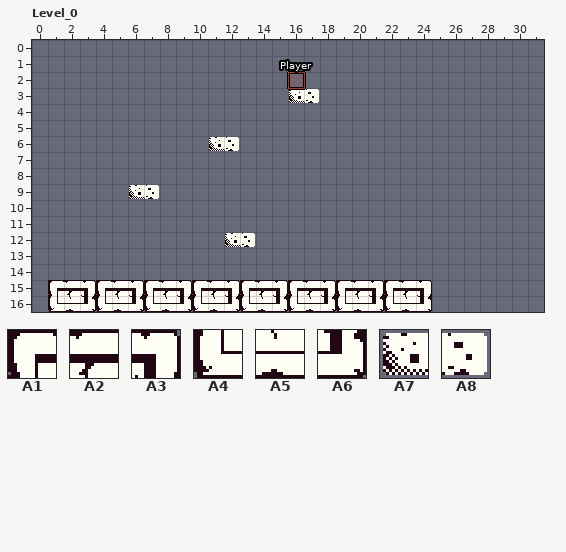
One commit to this LDtk project: game/src/assets/map.ldtk. The picture above was drawn from the file before the commit.
Cells are 16x16 px. Shown: Level_0 x 0..31, y 0..16. The commit also changed other parts of the map, which this record leaves out. The old version is drawn lined up with the new one.
Key: from "Tiles": A1 2, A2 3, A3 4, A4 22, A5 23, A6 24, A7 43, A8 44.
__ is an empty cell.
Objects are placed by their top-left corner, in cells (3,4 is the top-left corner of cell 3,4); size is 1x1 cell unless given.
Layers that did not change in this view are not listed.
Layer "Background" before, first column x 0:
 0 __ __ __ __ __ __ __ __ __ __ __ __ __ __ __ __ __ __ __ __ __ __ __ __ __ __ __ __ __ __ __ __
 1 __ __ __ __ __ __ __ __ __ __ __ __ __ __ __ __ __ __ __ __ __ __ __ __ __ __ __ __ __ __ __ __
 2 __ __ __ __ __ __ __ __ __ __ __ __ __ __ __ __ __ __ __ __ __ __ __ __ __ __ __ __ __ __ __ __
 3 __ __ __ __ __ __ __ __ __ __ __ __ __ __ __ __ A7 A8 __ __ __ __ __ __ __ __ __ __ __ __ __ __
 4 __ __ __ __ __ __ __ __ __ __ __ __ __ __ __ __ __ __ __ __ __ __ __ __ __ __ __ __ __ __ __ __
 5 __ __ __ __ __ __ __ __ __ __ __ __ __ __ __ __ __ __ __ __ __ __ __ __ __ __ __ __ __ __ __ __
 6 __ __ __ __ __ __ __ __ __ __ __ A7 A8 __ __ __ __ __ __ __ __ __ __ __ __ __ __ __ __ __ __ __
 7 __ __ __ __ __ __ __ __ __ __ __ __ __ __ __ __ __ __ __ __ __ __ __ __ __ __ __ __ __ __ __ __
 8 __ __ __ __ __ __ __ __ __ __ __ __ __ __ __ __ __ __ __ __ __ __ __ __ __ __ __ __ __ __ __ __
 9 __ __ __ __ __ __ A7 A8 __ __ __ __ __ __ __ __ __ __ __ __ __ __ __ __ __ __ __ __ __ __ __ __
10 __ __ __ __ __ __ __ __ __ __ __ __ __ __ __ __ __ __ __ __ __ __ __ __ __ __ __ __ __ __ __ __
11 __ __ __ __ __ __ __ __ __ __ __ __ __ __ __ __ __ __ __ __ __ __ __ __ __ __ __ __ __ __ __ __
12 __ __ __ __ __ __ __ __ __ __ __ __ A7 A8 __ __ __ __ __ __ __ __ __ __ __ __ __ __ __ __ __ __
13 __ __ __ __ __ __ __ __ __ __ __ __ __ __ __ __ __ __ __ __ __ __ __ __ __ __ __ __ __ __ __ __
14 __ __ __ __ __ __ __ __ __ __ __ __ __ __ __ __ __ __ __ __ __ __ __ __ __ __ __ __ __ __ __ __
15 __ A1 A2 A3 A1 A2 A3 A1 A2 A3 A1 A2 A3 A1 A2 A3 A1 A2 A3 A1 A2 A3 A1 A2 A3 __ __ __ __ __ __ __
16 __ A4 A5 A6 A4 A5 A6 A4 A5 A6 A4 A5 A6 A4 A5 A6 A4 A5 A6 A4 A5 A6 A4 A5 A6 __ __ __ __ __ __ __
Objects on layer "Entities" before:
"Player" rectangle at 16,2
After the commit:
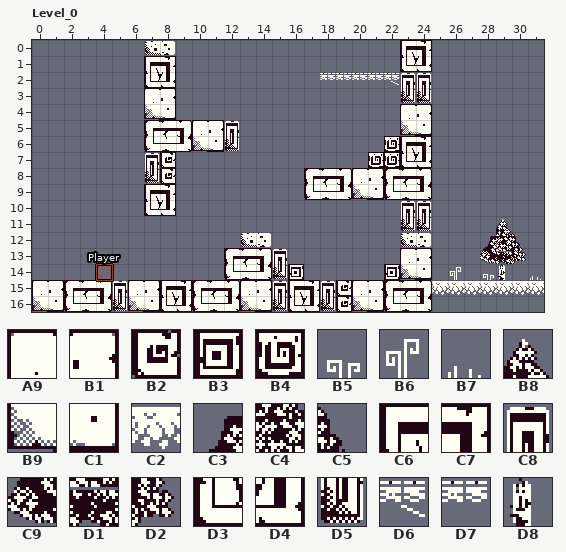
Further tiles: from "Tiles": A9 0, B1 1, B2 6, B3 7, B4 8, B5 12, B6 13, B7 14, B8 17, B9 20, C1 21, C2 29, C3 36, C4 37, C5 38, C6 40, C7 41, C8 42, C9 56, D1 57, D2 58, D3 60, D4 61, D5 62, D6 67, D7 68, D8 77.
Diff:
map size 24x17 -> 32x17 cells (old content now starts at 1,0; both pictures use the new coordinates)
Layer "Background":
y 0: x 7..8 __ __ -> A7 A8; x 23..24 __ __ -> C6 C7
y 1: x 7..8 __ __ -> C6 C7; x 23..24 __ __ -> D3 D4
y 2: x 7..8 __ __ -> D3 D4; x 18..24 __ __ __ __ __ __ __ -> D7 D7 D7 D7 D6 C8 C8
y 3: x 7..8 __ __ -> A9 B1; x 16..17 A7 A8 -> __ __; x 23..24 __ __ -> D5 D5
y 4: x 7..8 __ __ -> B9 C1; x 23..24 __ __ -> A9 B1
y 5: x 7..12 __ __ __ __ __ __ -> A1 A2 A3 A9 B1 C8; x 23..24 __ __ -> B9 C1
y 6: x 7..12 __ __ __ __ A7 A8 -> A4 A5 A6 B9 C1 D5; x 22..24 __ __ __ -> B4 C6 C7
y 7: x 7..8 __ __ -> C8 B2; x 21..24 __ __ __ __ -> B4 B4 D3 D4
y 8: x 7..8 __ __ -> D5 B2; x 17..24 __ __ __ __ __ __ __ __ -> A1 A2 A3 A9 B1 A1 A2 A3
y 9: x 6..8 A7 A8 __ -> __ C6 C7; x 17..24 __ __ __ __ __ __ __ __ -> A4 A5 A6 B9 C1 A4 A5 A6
y 10: x 7..8 __ __ -> D3 D4; x 23..24 __ __ -> C8 C8
y 11: x 23..24 __ __ -> D5 D5; x 29 __ -> B8
y 12: x 12..14 A7 A8 __ -> __ A7 A8; x 23..24 __ __ -> A7 A8; x 28..30 __ __ __ -> C3 C4 C5
y 13: x 12..15 __ __ __ __ -> A1 A2 A3 C8; x 23..24 __ __ -> A9 B1; x 28..30 __ __ __ -> C9 D1 D2
y 14: x 12..16 __ __ __ __ __ -> A4 A5 A6 D5 B3; x 22..24 __ __ __ -> B3 B9 C1; x 26 __ -> B6; x 28..29 __ __ -> B5 D8; x 31 __ -> B7
y 15: x 0..9 __ A1 A2 A3 A1 A2 A3 A1 A2 A3 -> A9 B1 A1 A2 A3 C8 A9 B1 C6 C7; x 13..21 A1 A2 A3 A1 A2 A3 A1 A2 A3 -> A9 B1 C8 C6 C7 C8 B2 A9 B1; x 25..31 __ __ __ __ __ __ __ -> C2 C2 C2 C2 C2 C2 C2
y 16: x 0..9 __ A4 A5 A6 A4 A5 A6 A4 A5 A6 -> B9 C1 A4 A5 A6 D5 B9 C1 D3 D4; x 13..21 A4 A5 A6 A4 A5 A6 A4 A5 A6 -> B9 C1 D5 D3 D4 D5 B2 B9 C1
Layer "Entities":
changed: "Player" rectangle at 16,2 -> "Player" rectangle at 4,14
